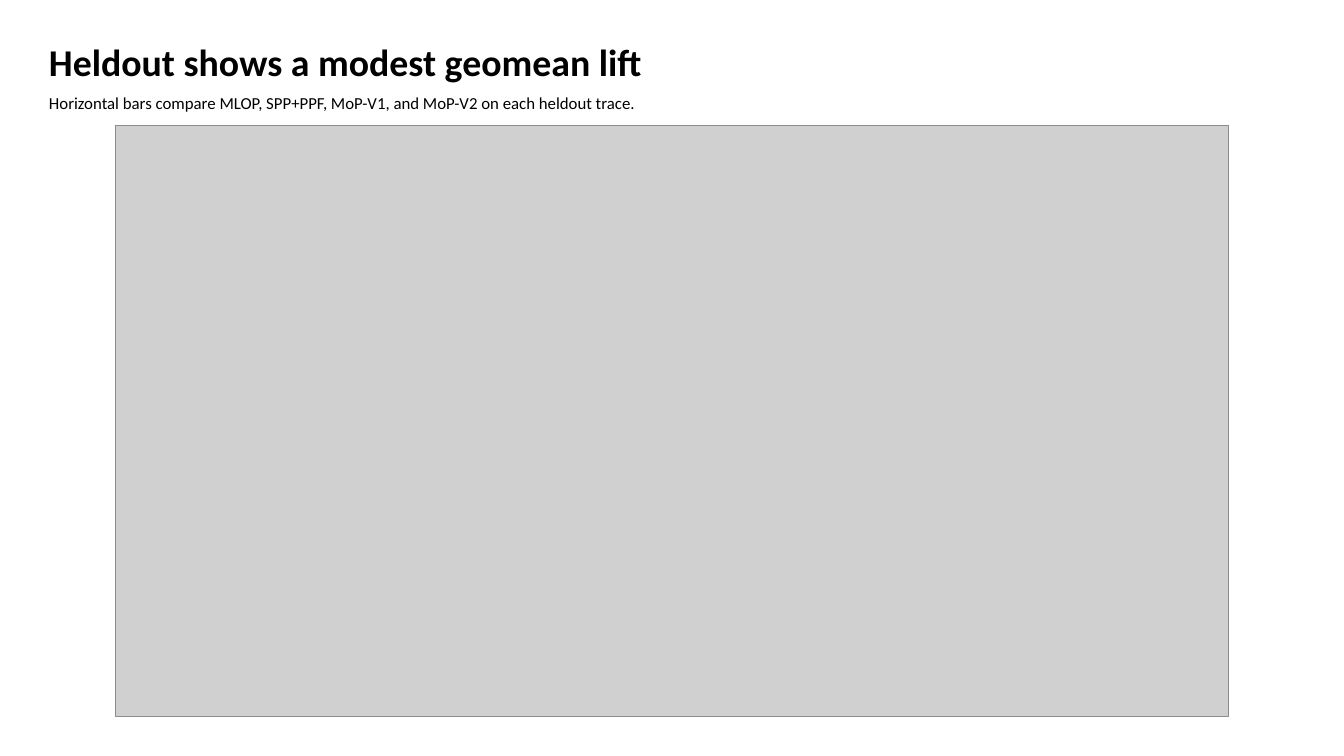
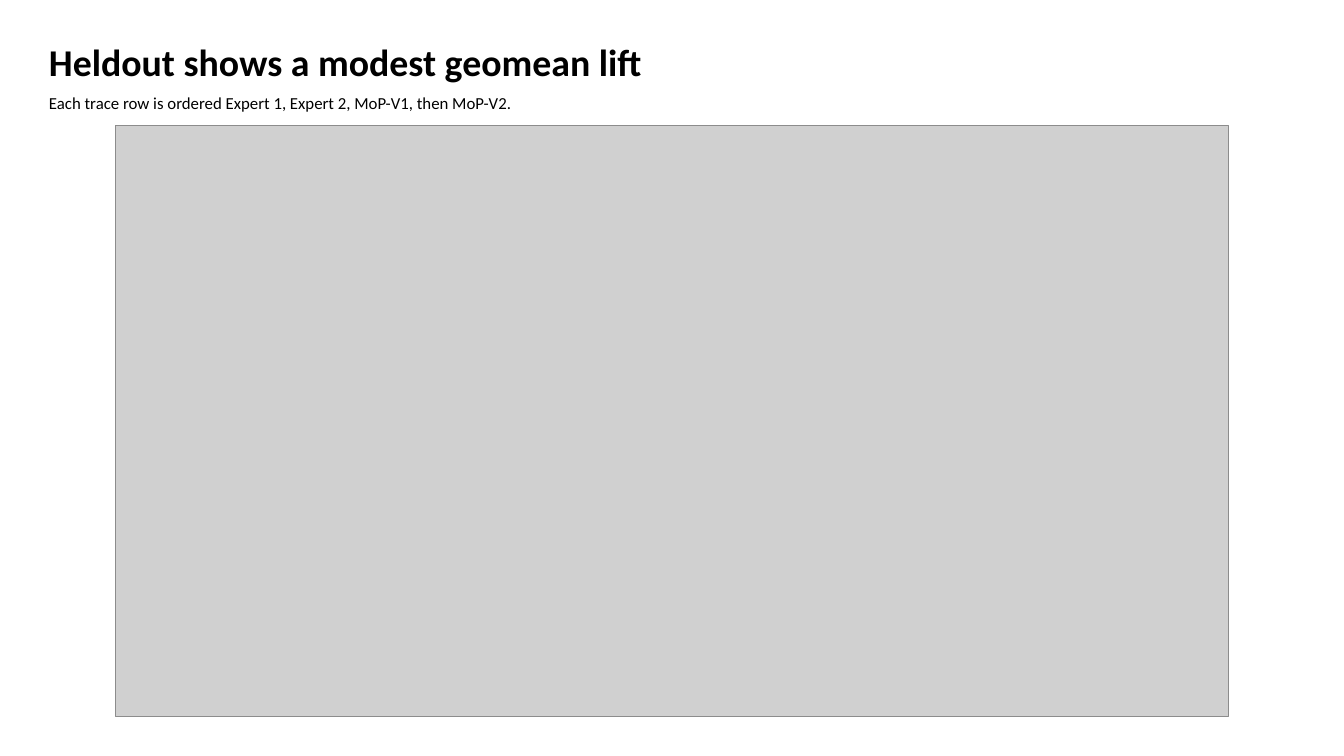
Before and after one commit to GithuBarry/Mixture-of-Prefetchers, a slide deck: slide 5 of slides/mop_stage2_final/output/output.pptx. Drawn at 1344x756 pixels with LibreOffice and Linux fonts; fonts in the diff are those of the drawing; grey boxes stand for pictures. Boxes give left, top, right and bottom in pixels: in the first picture for what was removed or moved away, otherwise in the second. Text is boxed around its words. In the diff, an @@ line names an element or a change of style, - is before the commit and + after.

```diff
--- a/slides/mop_stage2_final/output/output.pptx
+++ b/slides/mop_stage2_final/output/output.pptx
@@ text at <box>49,97,511,112</box>: text changed @@
-Horizontal bars compare MLOP, SPP+PPF, MoP-V1, and MoP-V2 on each heldout trace.
+Each trace row is ordered Expert 1, Expert 2, MoP-V1, then MoP-V2.
```
Also in this commit, not shown: 7 other files.
